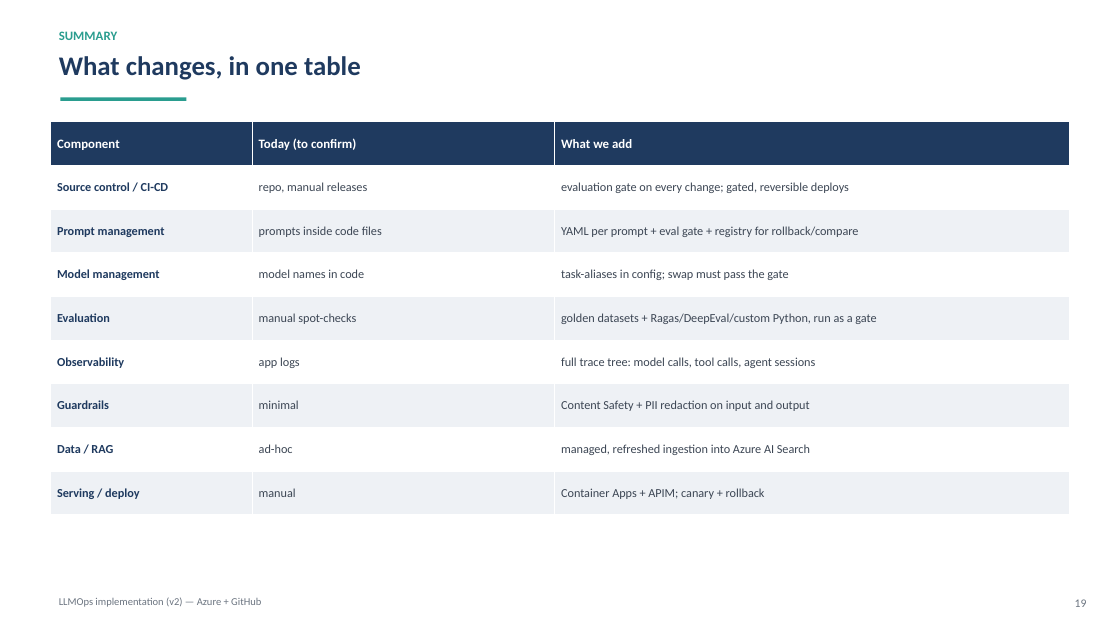
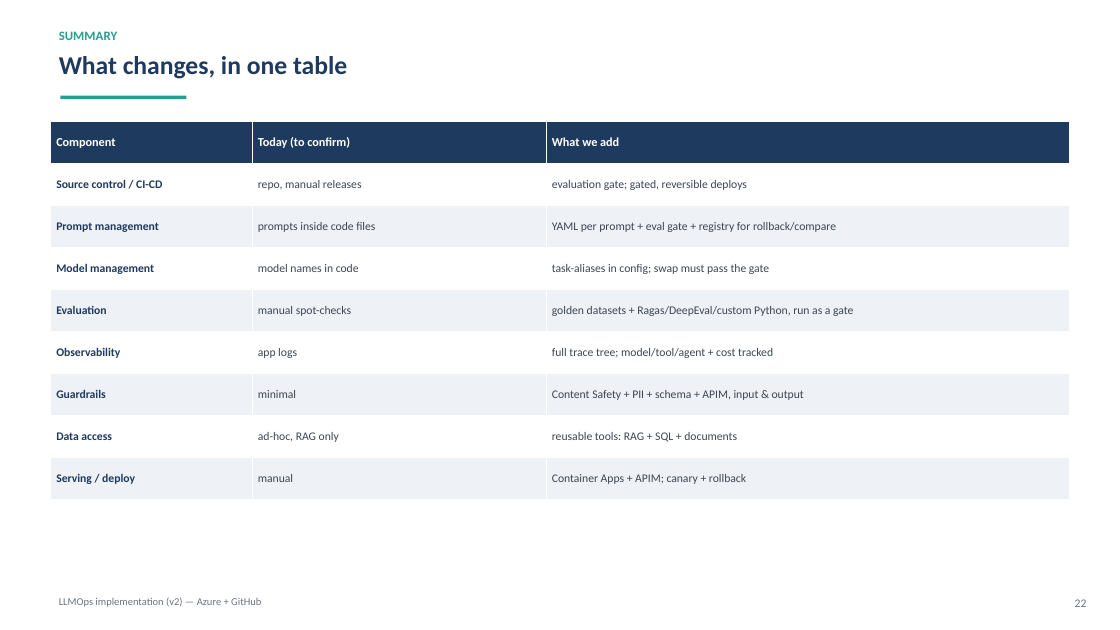
Before and after one commit to shyamanugu/LLMOps, a slide deck: slide 22 of 5thAug/v2/presentation/LLMOps-Implementation-v2.pptx (slide 19 before the commit). Drawn at 1120x630 pixels with LibreOffice and Linux fonts; fonts in the diff are those of the drawing. Boxes give left, top, right and bottom in pixels: in the first picture for what was removed or moved away, otherwise in the second. Text is boxed around its words. In the diff, an @@ line names an element or a change of style, - is before the commit and + after.

```diff
--- a/5thAug/v2/presentation/LLMOps-Implementation-v2.pptx
+++ b/5thAug/v2/presentation/LLMOps-Implementation-v2.pptx
@@ text "What changes, in one table" at <box>59,56,347,79</box>: size 23 to 22 pt @@
@@ table at <box>50,122,1070,500</box> @@
-row 2, column 3: evaluation gate on every change; gated, reversible deploys
+row 2, column 3: evaluation gate; gated, reversible deploys
-row 6, column 3: full trace tree: model calls, tool calls, agent sessions
+row 6, column 3: full trace tree; model/tool/agent + cost tracked
-row 7, column 3: Content Safety + PII redaction on input and output
+row 7, column 3: Content Safety + PII + schema + APIM, input & output
-row 8: Data / RAG | ad-hoc | managed, refreshed ingestion into Azure AI Search
+row 8: Data access | ad-hoc, RAG only | reusable tools: RAG + SQL + documents
@@ size 11 to 10.5 pt in "Component", "Today (to confirm)", "What we add" @@
@@ size 10.5 to 10 pt in "Source control / CI-CD", "repo, manual releases", "Prompt management", "prompts inside code files" and 14 more places @@
@@ text at <box>1075,599,1087,607</box>: text changed @@
-19
+22
```
Also in this commit, not shown: 6 other slides changed, 17 slides added, 14 slides removed, 12 other files.
